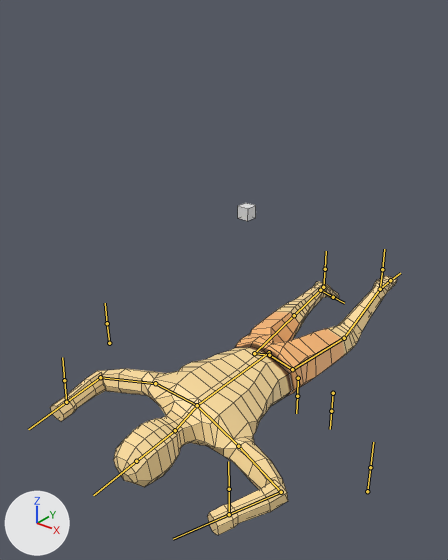
Two versions of the FBX model Assets/FileDump/Blender/human_01.fbx, one commit apart.
The view is the same before and after, from a camera (50 mm lens) standing at (1.57, -2.11, 2.02) and looking at (-0.14, 0.01, 0.7). Arrows for +X, +Y and +Z are at lower left; the lights stay in place. Both versions are drawn at frame 1 of the action 'Idle.003'; the numbers are the values there. The bones that bend it are drawn over the model as lines. Mesh edges are drawn as thin lines.

In view in the first picture: 'Man'.
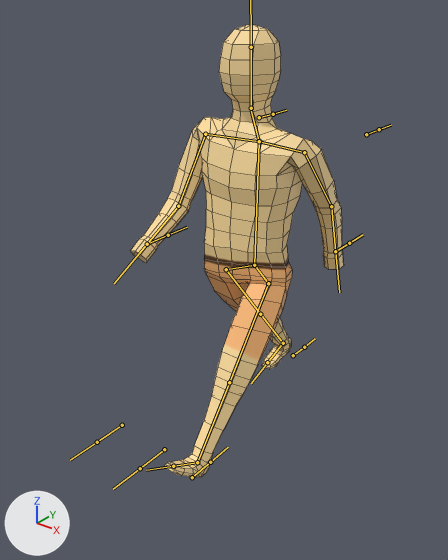
The change, as a diff of the scene's bpy script:
```diff
--- a/Assets/FileDump/Blender/human_01.fbx.py
+++ b/Assets/FileDump/Blender/human_01.fbx.py
@@ bone_pelvis @@
 bone_pelvis = bpy.data.objects['Armature'].pose.bones['Pelvis']
-bone_pelvis.location = (0.0, -0.157, 0.723)
-bone_pelvis.rotation_quaternion = (0.701, 0.714, 0.0, 0.0)  # degrees (91, 0, 0)
+bone_pelvis.location = (0.0, 0.0, 0.14)
+bone_pelvis.rotation_quaternion = (1.0, 0.0, 0.0, 0.0)  # degrees (0, 0, 0)
@@ bone_femur_l @@
 bone_femur_l = bpy.data.objects['Armature'].pose.bones['Femur.l']  # child of 'Hip.l'
-bone_femur_l.rotation_quaternion = (0.996, 0.043, 0.075, 0.0)  # degrees (5, 9, 0)
+bone_femur_l.rotation_quaternion = (0.957, -0.009, 0.021, -0.289)  # degrees (-2, 2, -34)
@@ bone_shin_l @@
 bone_shin_l = bpy.data.objects['Armature'].pose.bones['Shin.l']  # child of 'Femur.l'
-bone_shin_l.rotation_quaternion = (0.965, 0.003, 0.0, 0.263)  # degrees (0, 0, 31)
+bone_shin_l.rotation_quaternion = (0.999, 0.0, 0.0, -0.04)  # degrees (0, 0, -5)
@@ bone_foot_l @@
 bone_foot_l = bpy.data.objects['Armature'].pose.bones['Foot.l']  # child of 'Shin.l'
-bone_foot_l.rotation_quaternion = (0.925, -0.221, -0.028, 0.309)  # degrees (-25, 5, 36)
+bone_foot_l.rotation_quaternion = (1.0, 0.0, 0.0, 0.0)  # degrees (0, 0, 0)
@@ bone_spine @@
 bone_spine = bpy.data.objects['Armature'].pose.bones['Spine']  # child of 'Pelvis'
-bone_spine.location = (-0.002, 0.0, -0.015)
-bone_spine.rotation_quaternion = (0.994, 0.0, -0.109, 0.0)  # degrees (0, -13, 0)
+bone_spine.location = (0.0, 0.0, 0.0)
+bone_spine.rotation_quaternion = (1.0, 0.0, 0.0, 0.0)  # degrees (0, 0, 0)
@@ bone_upperarm_l @@
 bone_upperarm_l = bpy.data.objects['Armature'].pose.bones['UpperArm.l']  # child of 'Shoulder.l'
-bone_upperarm_l.rotation_quaternion = (0.849, -0.24, -0.47, -0.019)  # degrees (-41, -54, 19)
+bone_upperarm_l.rotation_quaternion = (0.611, 0.667, 0.425, -0.024)  # degrees (108, 33, 40)
@@ bone_forearm_l @@
 bone_forearm_l = bpy.data.objects['Armature'].pose.bones['Forearm.l']  # child of 'UpperArm.l'
-bone_forearm_l.rotation_quaternion = (0.711, 0.347, 0.0, -0.611)  # degrees (33, 25, -74)
+bone_forearm_l.rotation_quaternion = (0.984, 0.089, 0.0, -0.156)  # degrees (10, 2, -18)
@@ bone_upperarm_r @@
 bone_upperarm_r = bpy.data.objects['Armature'].pose.bones['UpperArm.r']  # child of 'Shoulder.r'
-bone_upperarm_r.rotation_quaternion = (0.831, 0.244, 0.5, -0.009)  # degrees (46, 57, 25)
+bone_upperarm_r.rotation_quaternion = (0.754, 0.382, -0.067, 0.531)  # degrees (36, -30, 60)
@@ bone_forearm_r @@
 bone_forearm_r = bpy.data.objects['Armature'].pose.bones['Forearm.r']  # child of 'UpperArm.r'
-bone_forearm_r.rotation_quaternion = (0.768, 0.524, 0.0, -0.368)  # degrees (61, 23, -38)
+bone_forearm_r.rotation_quaternion = (0.967, 0.208, 0.0, -0.146)  # degrees (24, 3, -16)
@@ bone_femur_r @@
 bone_femur_r = bpy.data.objects['Armature'].pose.bones['Femur.r']  # child of 'Hip.r'
-bone_femur_r.rotation_quaternion = (0.995, 0.052, -0.083, -0.032)  # degrees (6, -9, -4)
+bone_femur_r.rotation_quaternion = (0.934, 0.008, -0.023, -0.357)  # degrees (2, -2, -42)
@@ bone_foot_r @@
 bone_foot_r = bpy.data.objects['Armature'].pose.bones['Foot.r']  # child of 'Shin.r'
-bone_foot_r.rotation_quaternion = (0.924, -0.216, 0.049, -0.31)  # degrees (-26, -2, -37)
+bone_foot_r.rotation_quaternion = (0.969, 0.115, -0.008, 0.219)  # degrees (13, -4, 25)
@@ bone_forearm_ik_l @@
 bone_forearm_ik_l = bpy.data.objects['Armature'].pose.bones['Forearm_IK.l']
-bone_forearm_ik_l.location = (1.424, -0.743, -0.25)
-bone_forearm_ik_l.rotation_quaternion = (0.701, -0.068, 0.0, 0.71)  # degrees (-5, 6, 91)
+bone_forearm_ik_l.location = (0.7, 0.255, -0.477)
+bone_forearm_ik_l.rotation_quaternion = (1.0, 0.0, 0.0, 0.0)  # degrees (0, 0, 0)
@@ bone_heel_ik_l @@
 bone_heel_ik_l = bpy.data.objects['Armature'].pose.bones['Heel_IK.l']
-bone_heel_ik_l.location = (-0.328, 1.071, -0.021)
-bone_heel_ik_l.rotation_quaternion = (0.701, -0.241, 0.0, 0.672)  # degrees (-21, 19, 84)
+bone_heel_ik_l.location = (0.025, -0.545, 0.009)
+bone_heel_ik_l.rotation_quaternion = (1.0, 0.0, 0.0, 0.0)  # degrees (0, 0, 0)
@@ bone_forearm_ik_r @@
 bone_forearm_ik_r = bpy.data.objects['Armature'].pose.bones['Forearm_IK.r']
-bone_forearm_ik_r.location = (-1.39, -0.699, -0.133)
-bone_forearm_ik_r.rotation_quaternion = (0.7, -0.101, 0.033, -0.706)  # degrees (-11, -6, -90)
+bone_forearm_ik_r.location = (-0.632, -0.339, -0.46)
+bone_forearm_ik_r.rotation_quaternion = (1.0, 0.0, 0.0, 0.0)  # degrees (0, 0, 0)
```

What differs and where, as boxes [x1, y1, x2, y2] in the pictures (448 x 560 px):
'Man', posed (39% narrower, 75% taller)
    before: [50, 276, 397, 535]
    after: [131, 24, 344, 477]
bone 'Pelvis', root to tip
    before: (269, 355) to (269, 356)
    after: (254, 265) to (253, 265)
bone 'Femur.l', root to tip
    before: (292, 369) to (344, 338)
    after: (268, 283) to (229, 382)
bone 'Shin.l', root to tip
    before: (344, 338) to (380, 289)
    after: (229, 382) to (197, 462)
bone 'Foot.l', root to tip
    before: (380, 289) to (390, 280)
    after: (197, 462) to (173, 466)
bone 'Spine', root to tip
    before: (269, 352) to (197, 405)
    after: (254, 265) to (259, 141)
bone 'UpperArm.l', root to tip
    before: (238, 446) to (281, 492)
    after: (304, 152) to (331, 206)
bone 'Forearm.l', root to tip
    before: (281, 492) to (229, 514)
    after: (331, 206) to (335, 251)
bone 'UpperArm.r', root to tip
    before: (155, 383) to (100, 377)
    after: (205, 134) to (178, 206)
bone 'Forearm.r', root to tip
    before: (100, 377) to (66, 402)
    after: (178, 206) to (147, 244)
bone 'Femur.r', root to tip
    before: (254, 353) to (294, 315)
    after: (226, 269) to (260, 314)
bone 'Foot.r', root to tip
    before: (320, 290) to (333, 297)
    after: (283, 343) to (267, 362)
bone 'Forearm_IK.l', root to tip
    before: (229, 514) to (229, 489)
    after: (335, 251) to (349, 243)
bone 'Heel_IK.l', root to tip
    before: (380, 289) to (382, 269)
    after: (192, 477) to (210, 462)
bone 'Forearm_IK.r', root to tip
    before: (66, 402) to (64, 380)
    after: (147, 244) to (168, 235)
